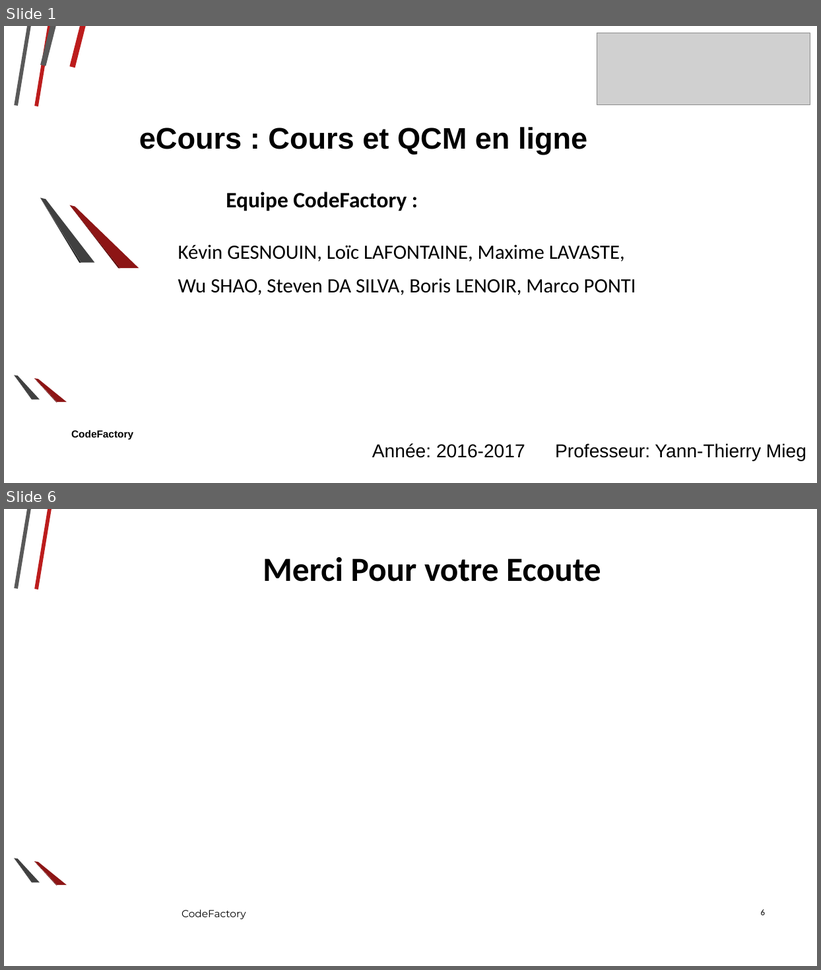
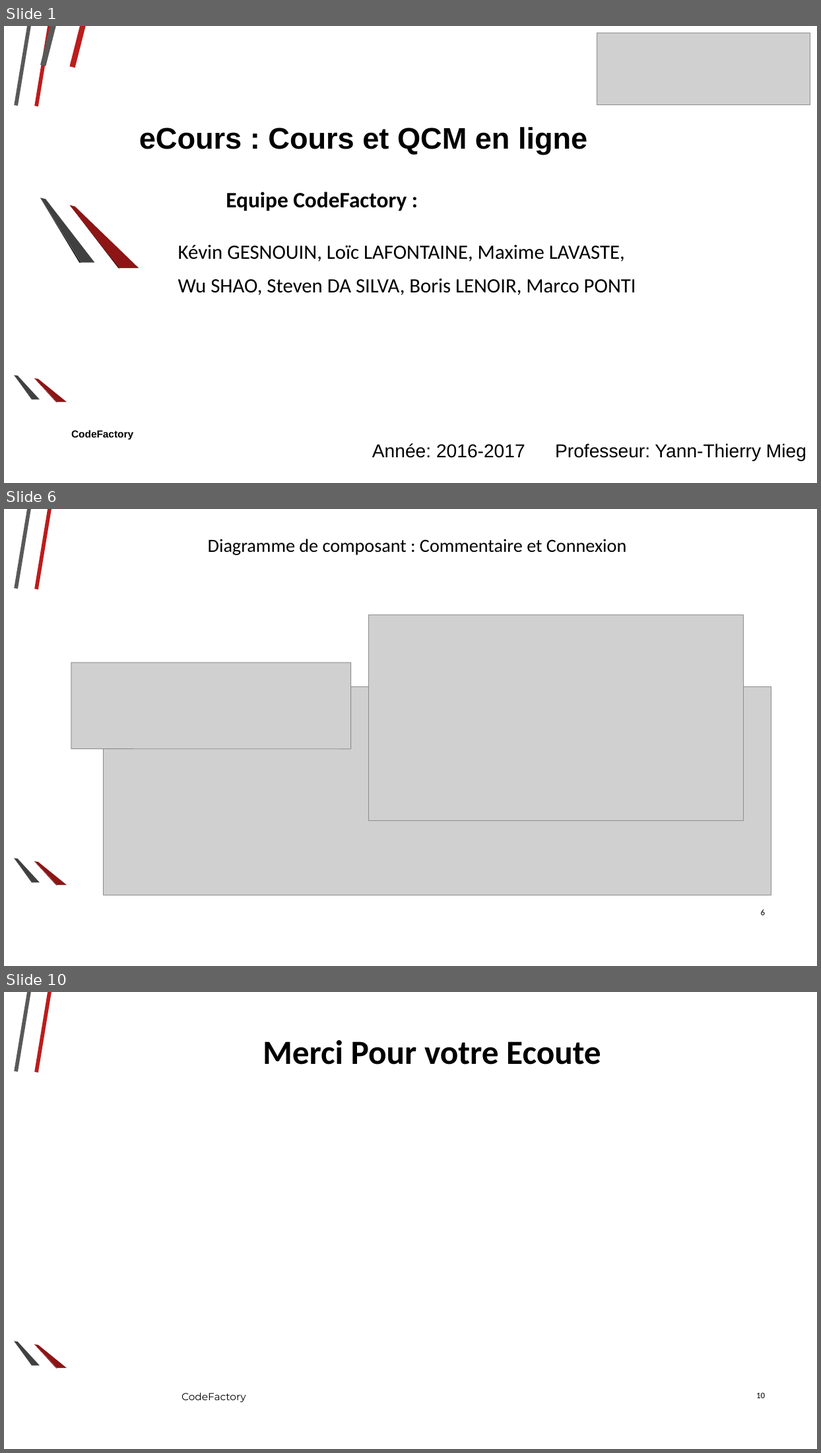
Before and after one commit to Ashmouth/IL, a slide deck: Diaporama/Diaporama2.odp. Shown one above the other, each under a label of ours: slides 1 and 6 before the commit, slides 1, 6 and 10 after it; the slides between them are not shown. The pictures are 821x970 and 821x1453 pixels, drawn with LibreOffice and Linux fonts; fonts in the diff are those of the drawing; grey boxes stand for pictures; background and template pictures are left out. Boxes give left, top, right and bottom in pixels: in the first picture for what was removed or moved away, otherwise in the second. Text is boxed around its words. In the diff, an @@ line names an element or a change of style, - is before the commit and + after.

```diff
--- a/Diaporama/Diaporama2.odp
+++ b/Diaporama/Diaporama2.odp
@@ slide 6 added at (4,509,817,966), background picture (left out); not listed: 6 template elements that a slide beside it also shows @@
@@ title added at (208,539,626,555), 22 pt, text #000000 @@
+Diagramme de composant : Commentaire et Connexion
@@ picture added at (369,615,743,821) @@
@@ picture added at (71,663,351,749) @@
@@ picture added at (103,687,772,896) @@
@@ page number added at (761,910,765,916), 10 pt, text #000000 @@
+6
@@ what was slide 6 is now slide 10 @@
@@ page number at (756,1393,765,1399): text changed @@
-6
+10
```
Also in this commit, not shown: 3 slides changed, 4 other slides added, 1 slide removed.
